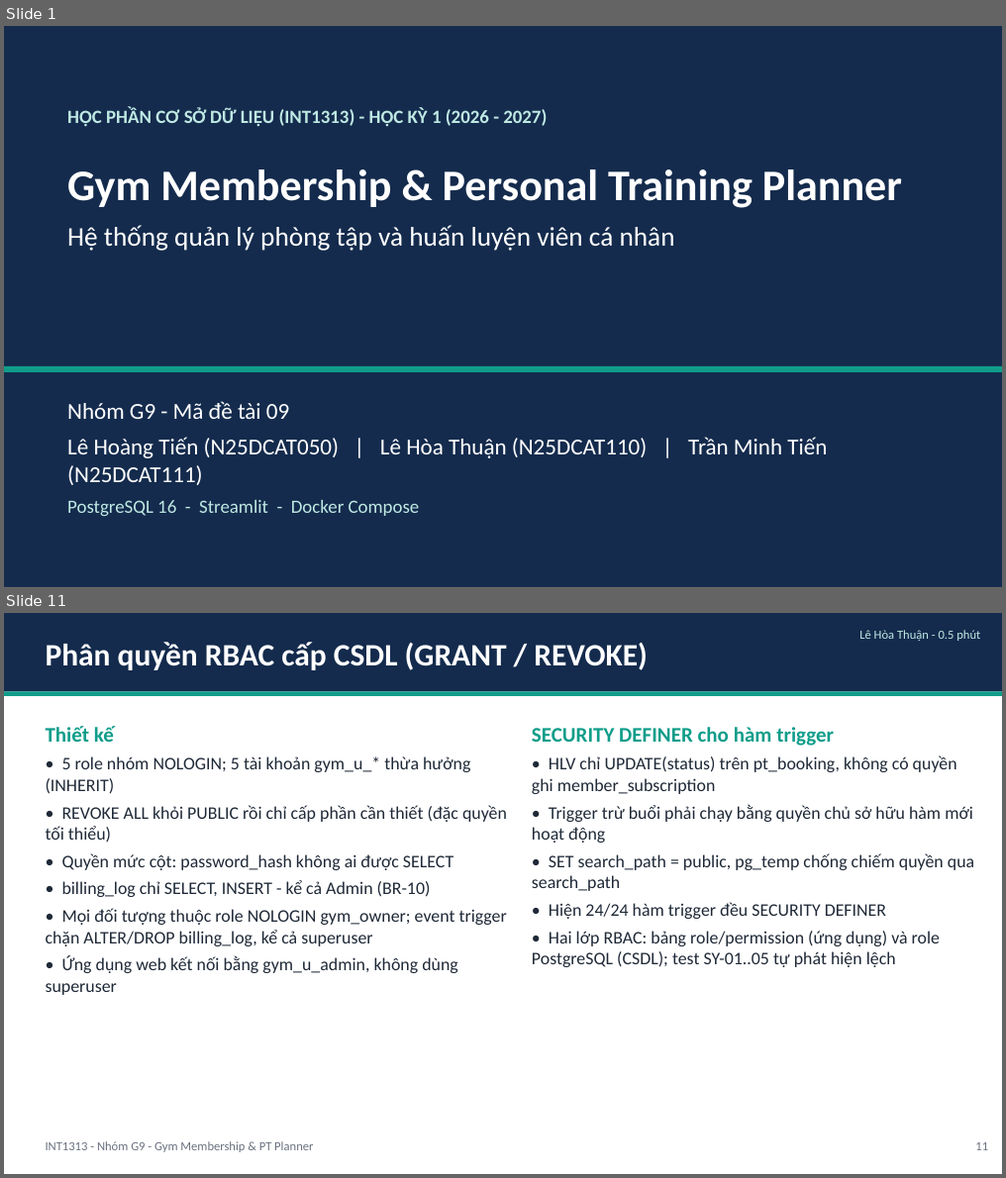
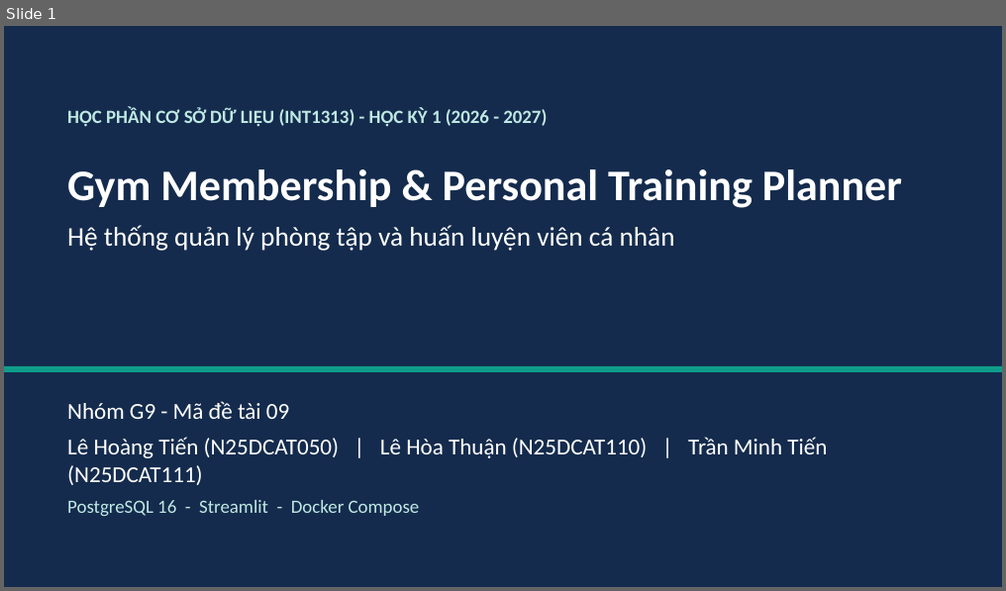
Before and after one commit to TienVN6222/PTIT_INT1313_CSDL_Group9, a slide deck: Phase 4/presentation/deck.pptx. Shown one above the other, each under a label of ours: slides 1 and 11 before the commit, slide 1 after it; the slides between them are not shown. The pictures are 1006x1178 and 1006x591 pixels, drawn with LibreOffice and Linux fonts; fonts in the diff are those of the drawing. Boxes give left, top, right and bottom in pixels: in the first picture for what was removed or moved away, otherwise in the second. Text is boxed around its words. In the diff, an @@ line names an element or a change of style, - is before the commit and + after.

```diff
--- a/Phase 4/presentation/deck.pptx
+++ b/Phase 4/presentation/deck.pptx
@@ slide 11 removed at [4,613,1002,1174], background #FFFFFF @@
@@ rectangle removed at [4,613,1002,691] @@
@@ text removed at [46,642,648,670] @@
-Phân quyền RBAC cấp CSDL (GRANT / REVOKE)
@@ text removed at [859,630,980,641] @@
-Lê Hòa Thuận - 0.5 phút
@@ rectangle removed at [4,691,1002,696] @@
@@ text removed at [46,726,507,995] @@
-Thiết kế
-• 5 role nhóm NOLOGIN; 5 tài khoản gym_u_* thừa hưởng (INHERIT)
-• REVOKE ALL khỏi PUBLIC rồi chỉ cấp phần cần thiết (đặc quyền tối thiểu)
-• Quyền mức cột: password_hash không ai được SELECT
-• billing_log chỉ SELECT, INSERT - kể cả Admin (BR-10)
-• Mọi đối tượng thuộc role NOLOGIN gym_owner; event trigger chặn ALTER/DROP billing_log, kể cả superuser
-• Ứng dụng web kết nối bằng gym_u_admin, không dùng superuser
@@ text removed at [532,727,974,967] @@
-SECURITY DEFINER cho hàm trigger
-• HLV chỉ UPDATE(status) trên pt_booking, không có quyền ghi member_subscription
-• Trigger trừ buổi phải chạy bằng quyền chủ sở hữu hàm mới hoạt động
-• SET search_path = public, pg_temp chống chiếm quyền qua search_path
-• Hiện 24/24 hàm trigger đều SECURITY DEFINER
-• Hai lớp RBAC: bảng role/permission (ứng dụng) và role PostgreSQL (CSDL); test SY-01..05 tự phát hiện lệch
@@ text removed at [46,1142,313,1153] @@
-INT1313 - Nhóm G9 - Gym Membership & PT Planner
@@ text removed at [975,1143,988,1151] @@
-11
```
Also in this commit, not shown: 6 slides changed, 20 slides added, 7 other slides removed, 23 other files.
